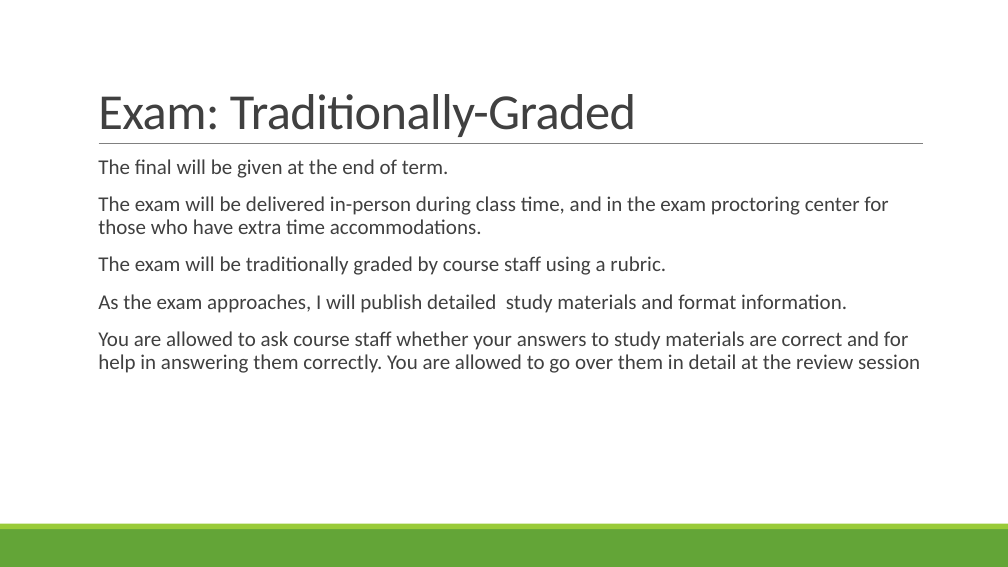
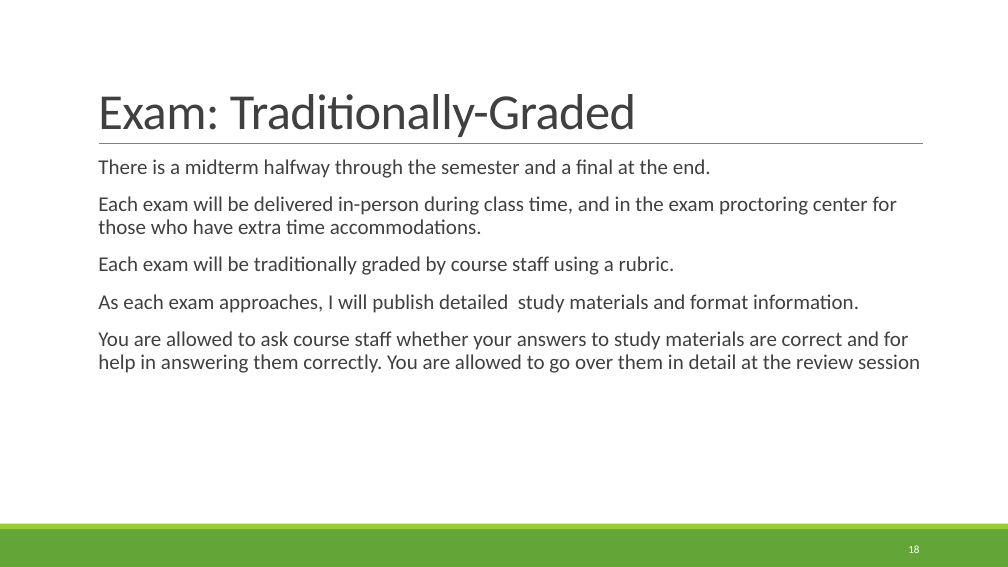
Before and after one commit to rbohrer/pl-course, a slide deck: slide 18 of LectureSlides/01Intro.pptx (slide 20 before the commit). Drawn at 1008x567 pixels with LibreOffice and Linux fonts; fonts in the diff are those of the drawing. Boxes give left, top, right and bottom in pixels: in the first picture for what was removed or moved away, otherwise in the second. Text is boxed around its words. In the diff, an @@ line names an element or a change of style, - is before the commit and + after.

```diff
--- a/LectureSlides/01Intro.pptx
+++ b/LectureSlides/01Intro.pptx
@@ text at [98,159,897,313]: text changed @@
-  The final will be given at the end of term.
-  The exam will be delivered in-person during class time, and in the exam proctoring center for those who have extra time accommodations.
-  The exam will be traditionally graded by course staff using a rubric.
-  As the exam approaches, I will publish detailed study materials and format information.
+  There is a midterm halfway through the semester and a final at the end.
+  Each exam will be delivered in-person during class time, and in the exam proctoring center for those who have extra time accommodations.
+  Each exam will be traditionally graded by course staff using a rubric.
+  As each exam approaches, I will publish detailed study materials and format information.
@@ page number added at [908,545,919,553], 10.5 pt, text #FFFFFF @@
+18
```
Also in this commit, not shown: 36 other slides changed, 3 slides removed, 15 other files.
